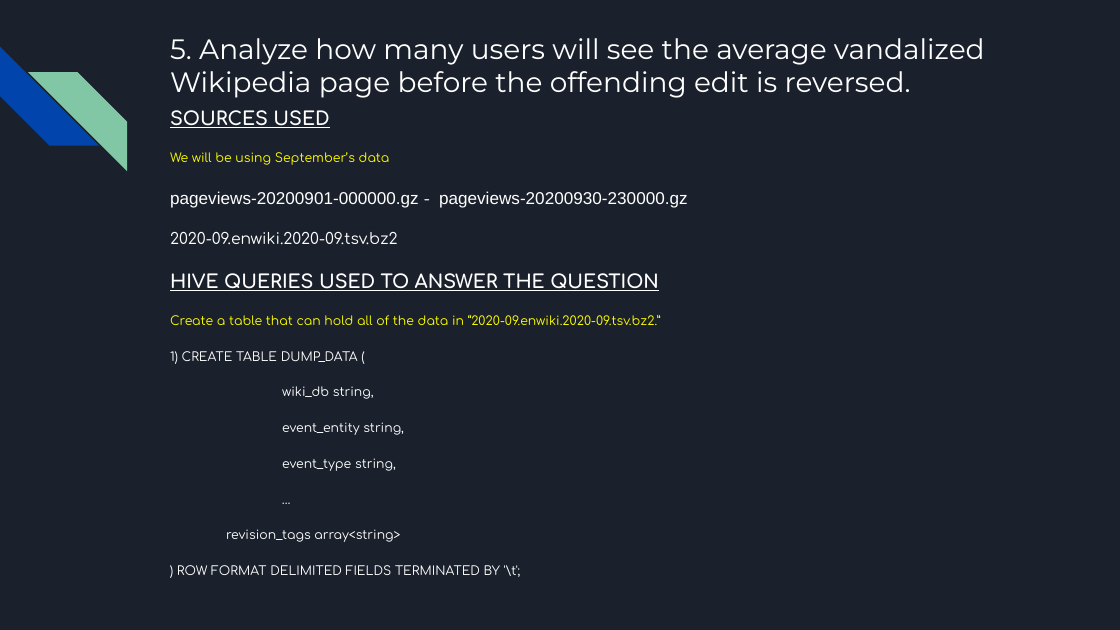
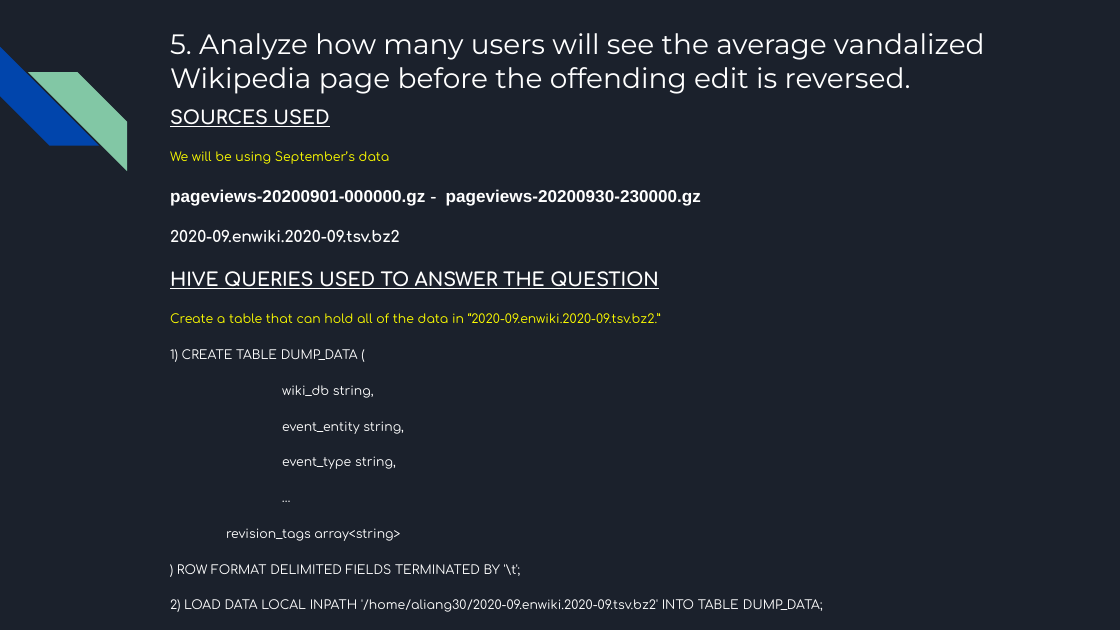
Before and after one commit to AlanLiang1/Project_1, a slide deck: slide 18 of P1 Presentation.pptx (slide 13 before the commit). Drawn at 1120x630 pixels with LibreOffice and Linux fonts; fonts in the diff are those of the drawing. Boxes give left, top, right and bottom in pixels: in the first picture for what was removed or moved away, otherwise in the second. Text is boxed around its words. In the diff, an @@ line names an element or a change of style, - is before the commit and + after.

```diff
--- a/P1 Presentation.pptx
+++ b/P1 Presentation.pptx
@@ title "5. Analyze how many users ...": place and size @@
-title "5. Analyze how many users ..." at [170, 38, 985, 98]
+title "5. Analyze how many users ..." at [170, 33, 985, 94]
@@ text at [170, 189, 701, 243]: bold on in "pageviews-20200901-000000.gz - pageviews-20200930-230000.gz", "2020-09.enwiki.2020-09.tsv.bz2" @@
@@ text at [170, 599, 823, 612]: paragraph added @@
+2) LOAD DATA LOCAL INPATH '/home/aliang30/2020-09.enwiki.2020-09.tsv.bz2' INTO TABLE DUMP_DATA;
```
Also in this commit, not shown: 14 other slides changed, 6 slides added, 1 other file.
